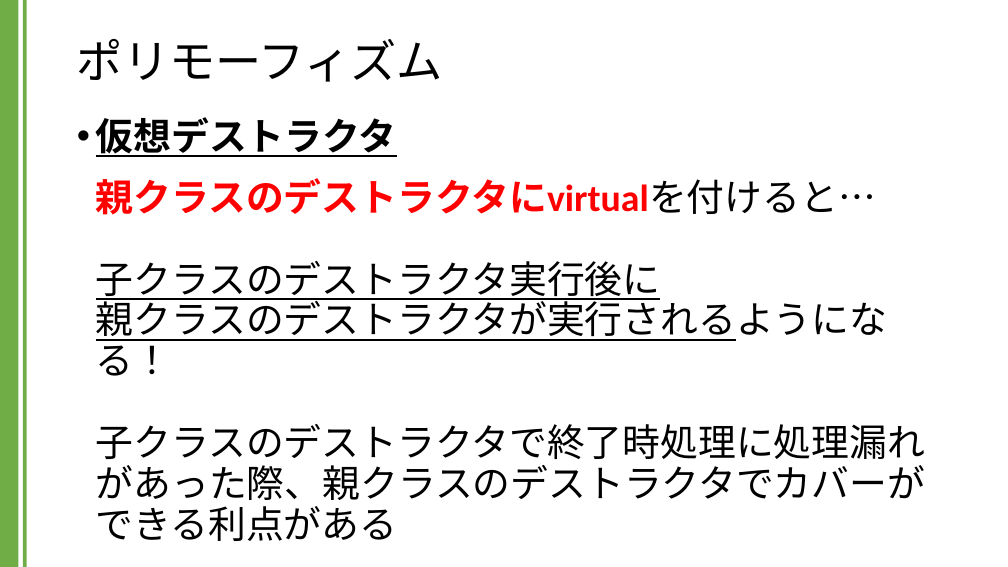
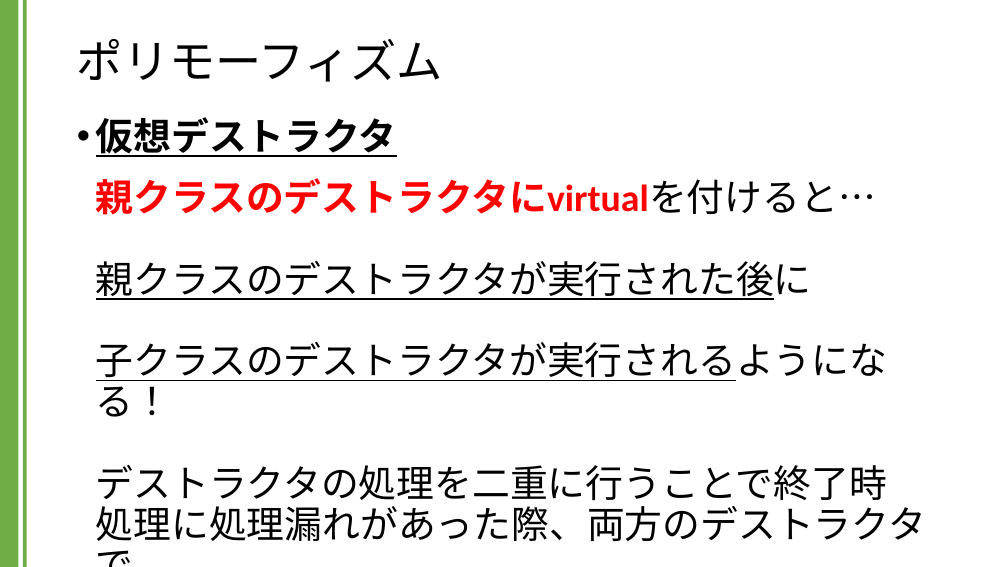
Before and after one commit to kic-murata/cpp2024, a slide deck: slide 41 of 授業資料/講義資料：継承とポリモーフィズム.pptx. Drawn at 1008x567 pixels with LibreOffice and Linux fonts; fonts in the diff are those of the drawing. Boxes give left, top, right and bottom in pixels: in the first picture for what was removed or moved away, otherwise in the second. Text is boxed around its words. In the diff, an @@ line names an element or a change of style, - is before the commit and + after.

```diff
--- a/授業資料/講義資料：継承とポリモーフィズム.pptx
+++ b/授業資料/講義資料：継承とポリモーフィズム.pptx
@@ text at (96,117,926,541): text changed @@
-• 仮想デストラクタ
-  親クラスのデストラクタにvirtualを付けると…
-  子クラスのデストラクタ実行後に
-  親クラスのデストラクタが実行されるようになる！
-  子クラスのデストラクタで終了時処理に処理漏れ
-  があった際、親クラスのデストラクタでカバーが
-  できる利点がある
+• 仮想デストラクタ
+  親クラスのデストラクタにvirtualを付けると…
+  親クラスのデストラクタが実行された後に
+  子クラスのデストラクタが実行されるようになる！
+  デストラクタの処理を二重に行うことで終了時
+  処理に処理漏れがあった際、両方のデストラクタで
+  カバーできる
```
Also in this commit, not shown: 3 other slides changed, 8 other files.
